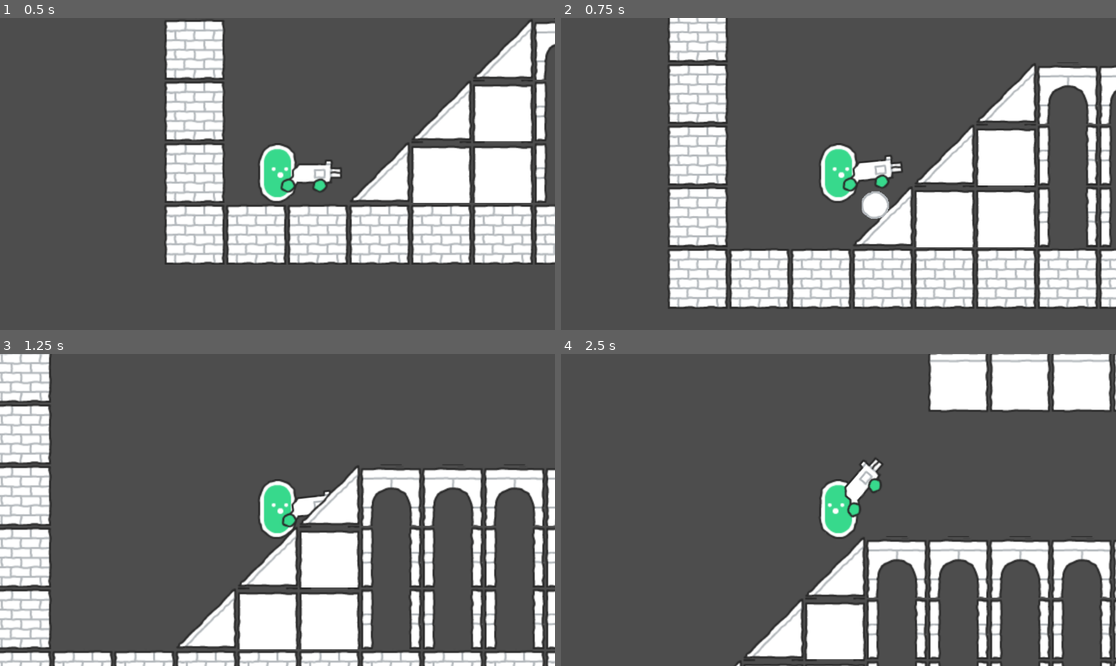
Above: before the commit, frames 1-4 (two rows, left to right).
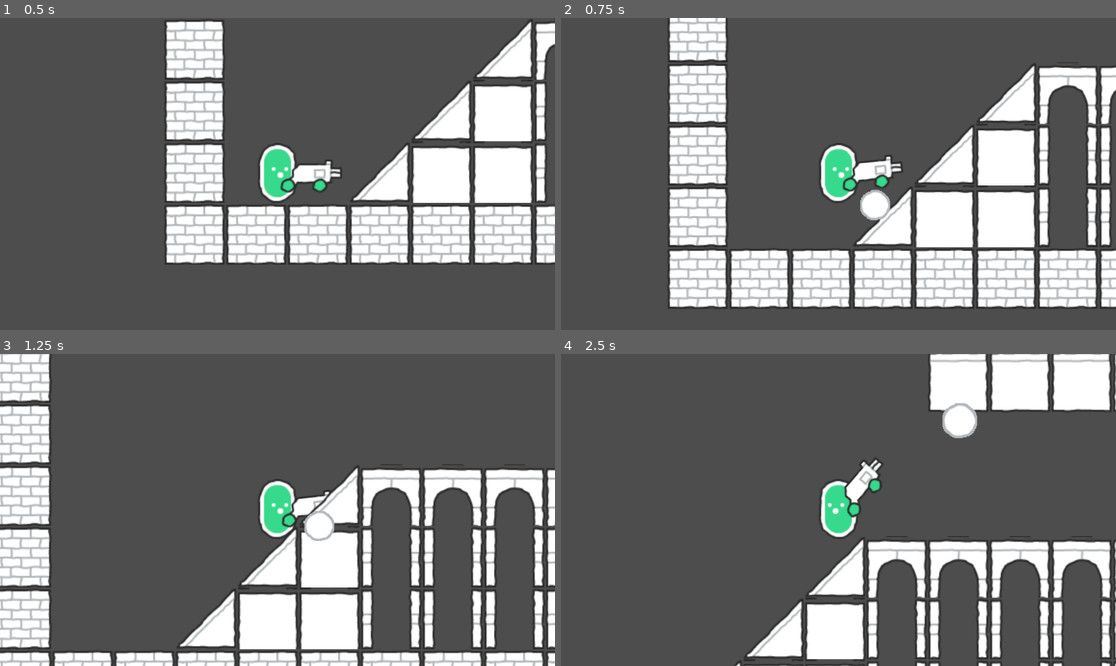
Above: after the commit, the same moments.

Repository: rteijeiro/Godot-Prototypes
Game: Godot game, scene res://shooter_platformer/shooter_platformer.tscn
Same seed, same stepped clock (60 frames per second), same inputs: the game is played once before the commit and once after it. The project has no main scene, so this scene is started directly.
Inputs (mouse positions are in pixels of both pictures, inside the frame that each line leads up to):
- Up to frame 1 (0.5 s): no input
- Up to frame 2 (0.75 s): move the mouse to (960, 158) at 0.52 s; press the mouse at (960, 158) at 0.53 s; hold Right (move_right) from 0.53 s (still down); tap Space (shoot) at 0.6 s
- Up to frame 3 (1.25 s): keep holding Right (move_right); tap Up (move_up) at 0.77 s
- Up to frame 4 (2.5 s): move the mouse to (727, 525) at 1.27 s; release the mouse at (727, 525) at 1.28 s; click (727, 525) at 1.35 s; tap Up (move_up) at 1.52 s; tap Space (shoot) at 1.55, 2.1 s; move the mouse to (894, 441) at 2.02 s; release Right (move_right) at 2.03 s; press the mouse at (894, 441) at 2.03 s; hold Left (move_left) from 2.03 s (still down)

Frame 1 is identical in both runs. In frame 2, 0.1% of the frame differs, in the area x 53-60%, y 55-65%; in frame 3, 0.3%; in frame 4, 0.6%, in the area x 68-75%, y 15-27%.

Commit message:
Adds sound and some improvements to Shooter Platformer game.

Diff:
--- a/project.godot
+++ b/project.godot
@@ -45,6 +45,11 @@
 "events": [Object(InputEventKey,"resource_local_to_scene":false,"resource_name":"","device":-3,"window_id":0,"alt_press …(191 unchanged characters)…
 ]
 }
+click={
+"deadzone": 0.2,
+"events": [Object(InputEventMouseButton,"resource_local_to_scene":false,"resource_name":"","device":-3,"window_id":0,"alt_pressed":false,"shift_pressed":false,"ctrl_pressed":false,"meta_pressed":false,"button_mask":0,"position":Vector2(0, 0),"global_position":Vector2(0, 0),"factor":1.0,"button_index":1,"canceled":false,"pressed":false,"double_click":false,"script":null)
+]
+}
 
 [layer_names]
 
--- a/shooter_platformer/player/blast.gd
+++ b/shooter_platformer/player/blast.gd
@@ -1,4 +1,6 @@
-extends Sprite2D
+extends Node2D
+
+@onready var audio_stream_player: AudioStreamPlayer = $AudioStreamPlayer
 
 func _ready() -> void:
 	var tween := create_tween()
@@ -9,3 +11,4 @@
 	tween.tween_callback(func() -> void:
 		queue_free()
 	)
+	audio_stream_player.play()
--- a/shooter_platformer/player/blast.tscn
+++ b/shooter_platformer/player/blast.tscn
@@ -1,10 +1,16 @@
-[gd_scene load_steps=3 format=3 uid="uid://buieca5i1q0h2"]
+[gd_scene load_steps=4 format=3 uid="uid://buieca5i1q0h2"]
 
 [ext_resource type="Texture2D" uid="uid://ceafesjvv3dfa" path="res://shooter_platformer/resources/effect_blast.png" id="1_hl25o"]
 [ext_resource type="Script" path="res://shooter_platformer/player/blast.gd" id="2_bg4i7"]
+[ext_resource type="AudioStream" uid="uid://6dgo1o84k3nc" path="res://shooter_platformer/resources/impactWood_light_000.ogg" id="3_brtls"]
 
-[node name="Blast" type="Sprite2D"]
+[node name="Blast" type="Node2D"]
 modulate = Color(1, 1, 1, 0)
 scale = Vector2(1e-05, 1e-05)
+script = ExtResource("2_bg4i7")
+
+[node name="Sprite2D" type="Sprite2D" parent="."]
 texture = ExtResource("1_hl25o")
-script = ExtResource("2_bg4i7")
+
+[node name="AudioStreamPlayer" type="AudioStreamPlayer" parent="."]
+stream = ExtResource("3_brtls")
--- a/shooter_platformer/player/bullet.gd
+++ b/shooter_platformer/player/bullet.gd
@@ -13,7 +13,7 @@
 	)
 	body_entered.connect(func(body: Node2D) -> void:
 		if body.name == "Level1":
-			var blast:Sprite2D = Blast.instantiate()
+			var blast:Node2D = Blast.instantiate()
 			blast.position = global_position
 			get_tree().root.add_child(blast)
 		queue_free()
--- a/shooter_platformer/player/player.gd
+++ b/shooter_platformer/player/player.gd
@@ -1,13 +1,21 @@
 extends CharacterBody2D
 
 var Bullet := preload("res://shooter_platformer/player/bullet.tscn")
+var _crosshair := preload("res://shooter_platformer/player/crosshair184.png")
 
-const SPEED = 300.0
-const JUMP_VELOCITY = -400.0
+const SPEED := 300.0
+const JUMP_VELOCITY := -400.0
+const COOLDOWN := 0.25
+
+var _shooting := false
 
 @onready var _sprite_2d: Sprite2D = $Sprite2D
 @onready var _hands: Node2D = $Hands
 @onready var _muzzle: Marker2D = $Hands/Muzzle
+@onready var _shoot_audio: AudioStreamPlayer = $ShootAudio
+
+func _ready() -> void:
+	Input.set_custom_mouse_cursor(_crosshair)
 
 func _physics_process(delta: float) -> void:
 	# Add the gravity.
@@ -17,6 +25,10 @@
 	# Handle jump.
 	if Input.is_action_just_pressed("shoot") and is_on_floor():
 		velocity.y = JUMP_VELOCITY
+
+	if Input.is_action_pressed("click") and !_shooting:
+		_shoot()
+		_shoot_audio.play()
 
 	# Get the input direction and handle the movement/deceleration.
 	# As good practice, you should replace UI actions with custom gameplay actions.
@@ -36,17 +48,18 @@
 	_hands.scale.y = -1.0 if angle_to_mouse > PI/2 or angle_to_mouse < -PI/2 else 1.0
 
 
-func _unhandled_input(event: InputEvent) -> void:
-	if event is InputEventMouseButton:
-		if event.button_index == MOUSE_BUTTON_LEFT and event.pressed:
-			_shoot()
+func _shoot() -> void:
+	if !_shooting:
+		var bullet:Area2D = Bullet.instantiate()
+		bullet.position = _muzzle.global_position
+		var mouse_position := get_global_mouse_position()
+		var direction_to_mouse := _hands.global_position.direction_to(mouse_position)
+		bullet.direction = direction_to_mouse
+		bullet.rotation = direction_to_mouse.angle()
+		get_tree().root.add_child(bullet)
+		_shooting = true
 
-
-func _shoot() -> void:
-	var bullet:Area2D = Bullet.instantiate()
-	bullet.position = _muzzle.global_position
-	var mouse_position := get_global_mouse_position()
-	var direction_to_mouse := _hands.global_position.direction_to(mouse_position)
-	bullet.direction = direction_to_mouse
-	bullet.rotation = direction_to_mouse.angle()
-	get_tree().root.add_child(bullet)
+	var timer := get_tree().create_timer(COOLDOWN)
+	timer.timeout.connect(func() -> void:
+		_shooting = false
+	)
--- a/shooter_platformer/player/player.tscn
+++ b/shooter_platformer/player/player.tscn
@@ -1,9 +1,10 @@
-[gd_scene load_steps=6 format=3 uid="uid://d22b4u18bgts7"]
+[gd_scene load_steps=7 format=3 uid="uid://d22b4u18bgts7"]
 
 [ext_resource type="Texture2D" uid="uid://cpc3ginhykbbv" path="res://shooter_platformer/resources/character_roundGreen.png" id="1_lwsh7"]
 [ext_resource type="Script" path="res://shooter_platformer/player/player.gd" id="1_pt7t3"]
 [ext_resource type="Texture2D" uid="uid://bqwb1aa4rrnit" path="res://shooter_platformer/resources/item_gun.png" id="3_vdnit"]
 [ext_resource type="Texture2D" uid="uid://3xucm77kkit2" path="res://shooter_platformer/resources/character_handGreen.png" id="4_76fuk"]
+[ext_resource type="AudioStream" uid="uid://dqxi56hpk0fxp" path="res://shooter_platformer/resources/footstep_concrete_001.ogg" id="5_76fuk"]
 
 [sub_resource type="CapsuleShape2D" id="CapsuleShape2D_pt7t3"]
 radius = 20.0
@@ -37,3 +38,7 @@
 
 [node name="Muzzle" type="Marker2D" parent="Hands"]
 position = Vector2(69, -1)
+
+[node name="ShootAudio" type="AudioStreamPlayer" parent="."]
+stream = ExtResource("5_76fuk")
+volume_db = -10.0
Binary file added: shooter_platformer/player/crosshair184.png
Not shown, added: shooter_platformer/player/crosshair184.png.import
Not shown, added: shooter_platformer/resources/footstep_concrete_001.ogg.import
Not shown, added: shooter_platformer/resources/impactWood_light_000.ogg.import
Not shown, added: shooter_platformer/resources/footstep_concrete_001.ogg
Not shown, added: shooter_platformer/resources/impactWood_light_000.ogg
